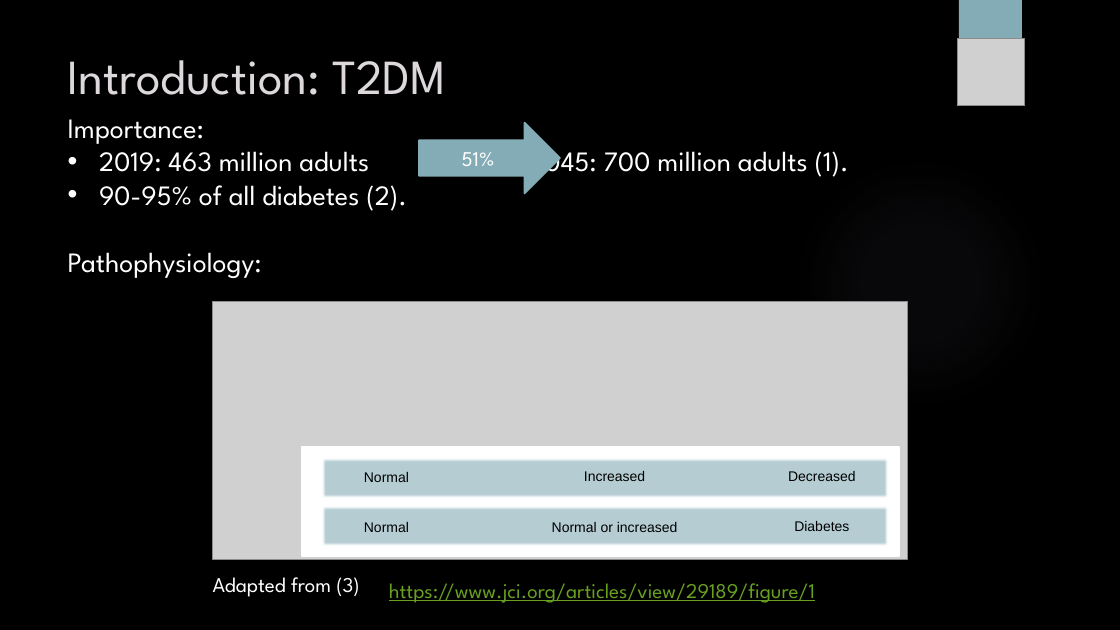
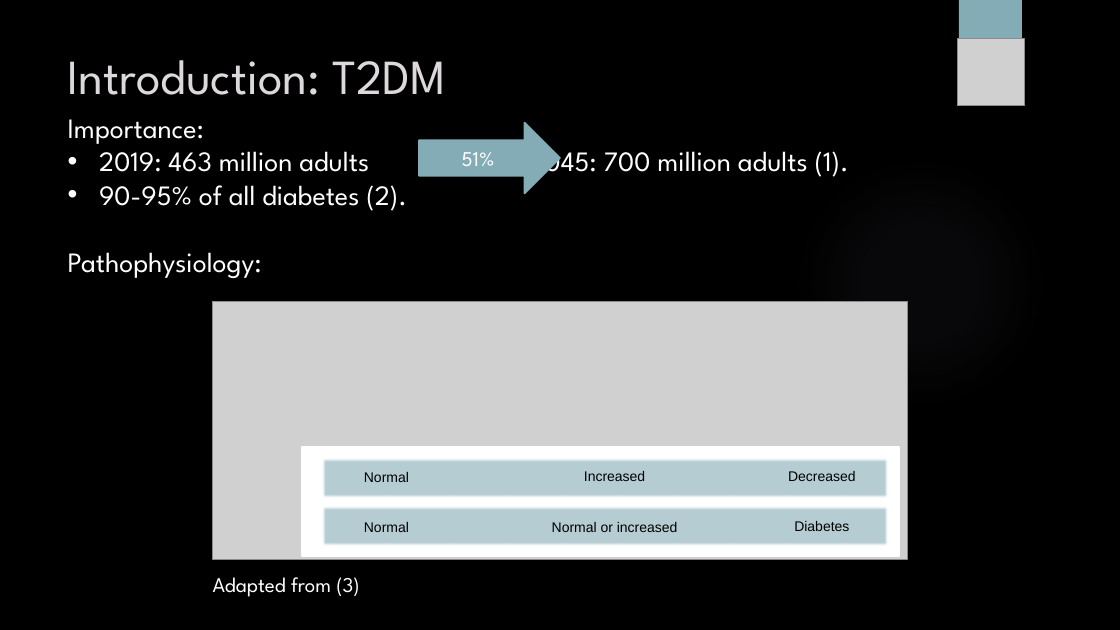
Before and after one commit to sabdeolive/Sabrina_BMS_Bachelor-Internship, a slide deck: slide 2 of Final Presentation.pptx. Drawn at 1120x630 pixels with LibreOffice and Linux fonts; fonts in the diff are those of the drawing; grey boxes stand for pictures; background and template pictures are left out. Boxes give left, top, right and bottom in pixels: in the first picture for what was removed or moved away, otherwise in the second. Text is boxed around its words. In the diff, an @@ line names an element or a change of style, - is before the commit and + after.

```diff
--- a/Final Presentation.pptx
+++ b/Final Presentation.pptx
@@ text removed at [389, 583, 815, 603] @@
-https://www.jci.org/articles/view/29189/figure/1
```
Also in this commit, not shown: 13 other slides changed.
